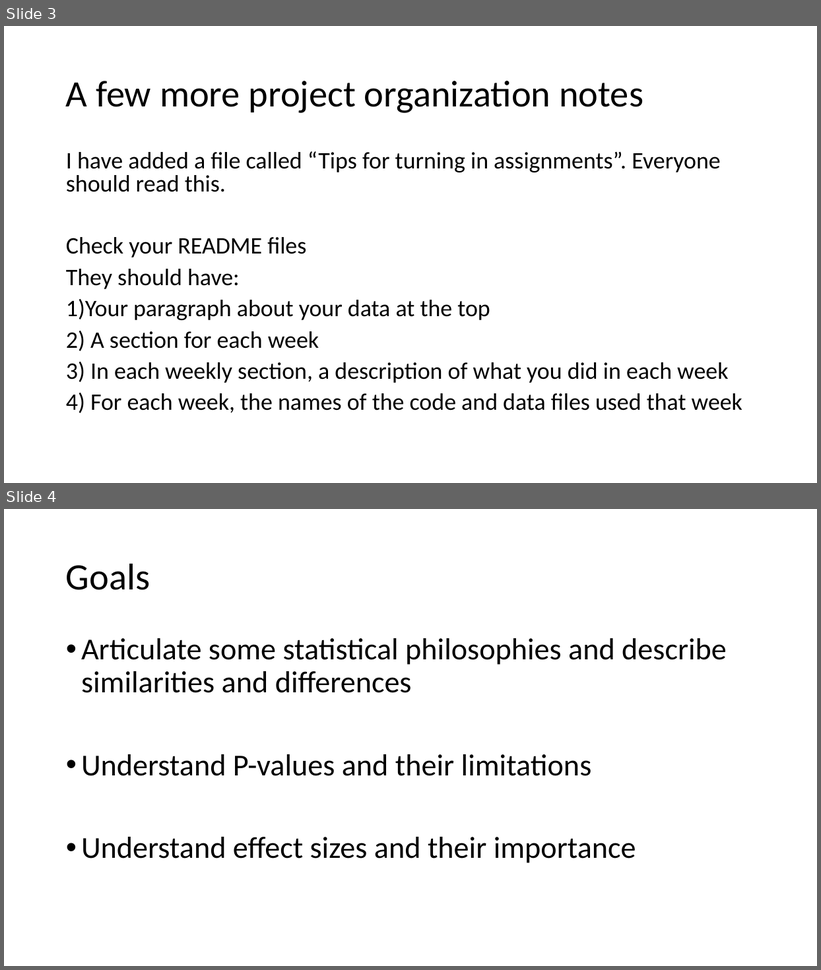
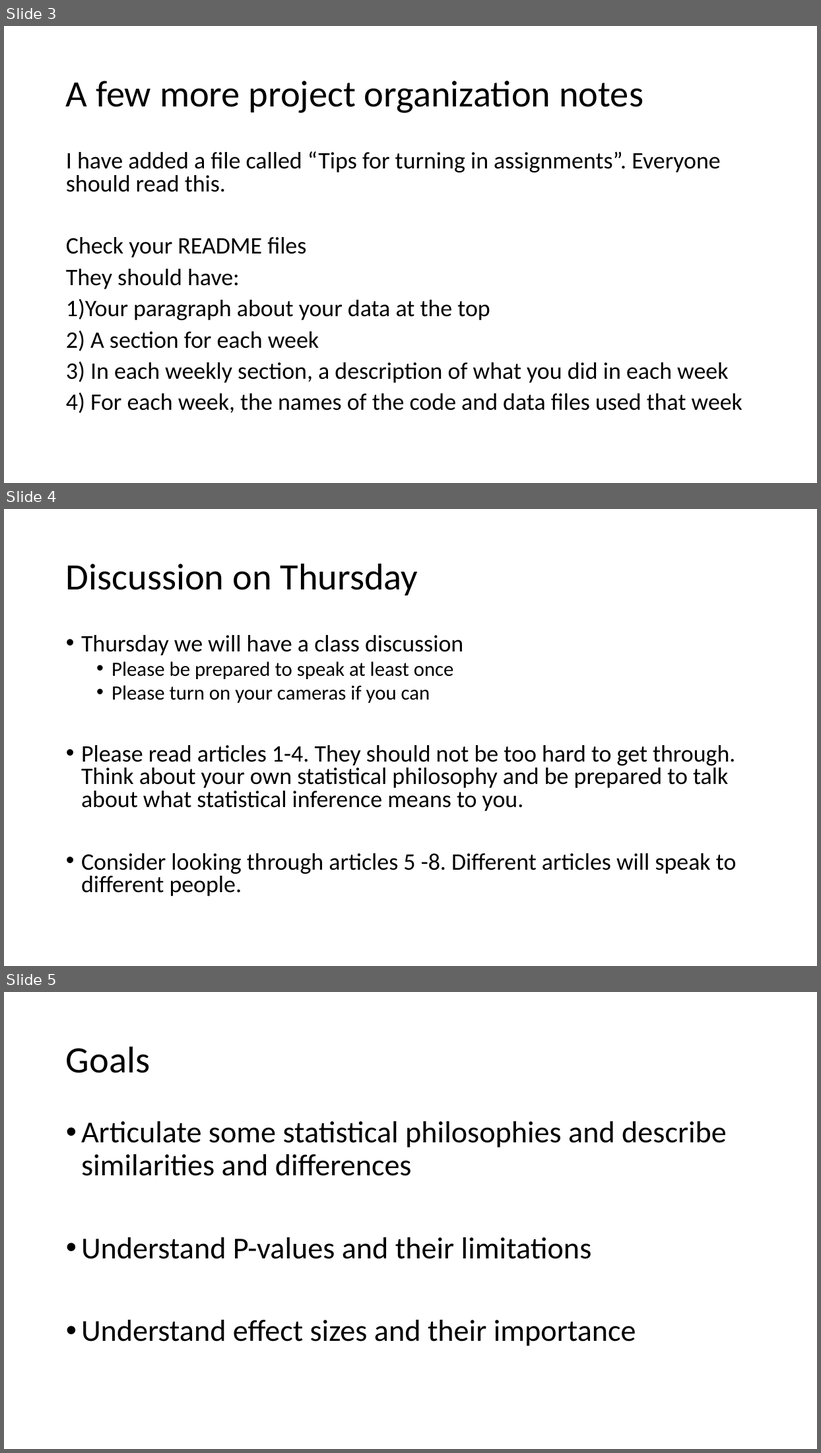
Before and after one commit to VTQuantMethodsEEB/klangwig, a slide deck: lectures/week_4_philosophy/le4_statistical_philosophy.pptx. Shown one above the other, each under a label of ours: slides 3 and 4 before the commit, slides 3, 4 and 5 after it. The pictures are 821x970 and 821x1453 pixels, drawn with LibreOffice and Linux fonts; fonts in the diff are those of the drawing. Boxes give left, top, right and bottom in pixels: in the first picture for what was removed or moved away, otherwise in the second. Text is boxed around its words. In the diff, an @@ line names an element or a change of style, - is before the commit and + after.

```diff
--- a/lectures/week_4_philosophy/le4_statistical_philosophy.pptx
+++ b/lectures/week_4_philosophy/le4_statistical_philosophy.pptx
@@ slide 4 added at (x1=4, y1=509, x2=817, y2=966), background #FFFFFF @@
@@ title added at (x1=66, y1=563, x2=418, y2=595), 44 pt, text #000000 @@
+Discussion on Thursday
@@ text added at (x1=81, y1=635, x2=737, y2=896), 28 pt, text #000000 @@
+• Thursday we will have a class discussion
+  • Please be prepared to speak at least once
+  • Please turn on your cameras if you can
+• Please read articles 1-4. They should not be too hard to get through. Think about your own statistical philosophy and be prepared to talk about what statistical inference means to you.
+• Consider looking through articles 5 -8. Different articles will speak to different people.
@@ what was slide 4 is now slide 5 @@
```
Also in this commit, not shown: 6 slides changed, 1 other slide added, 2 slides removed.
